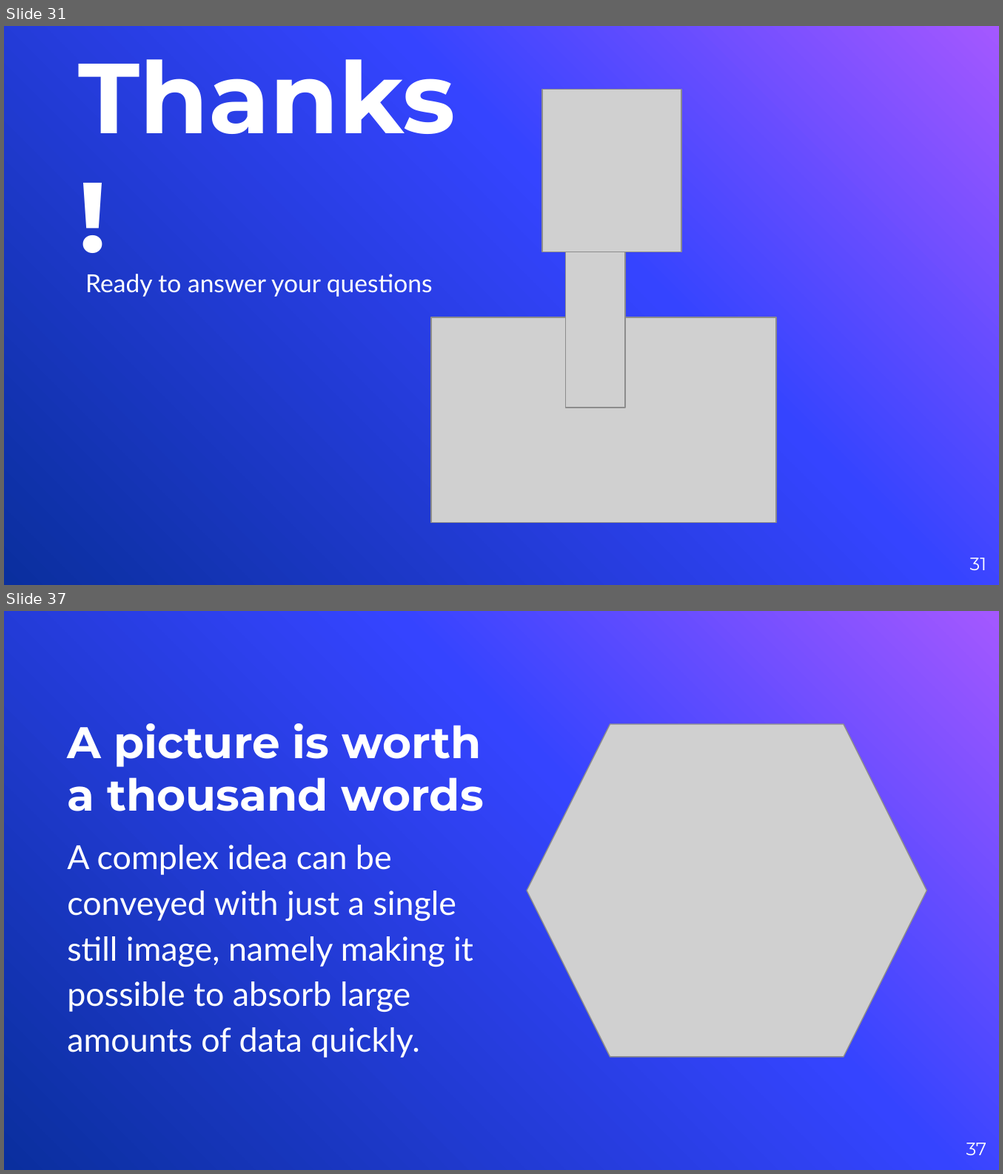
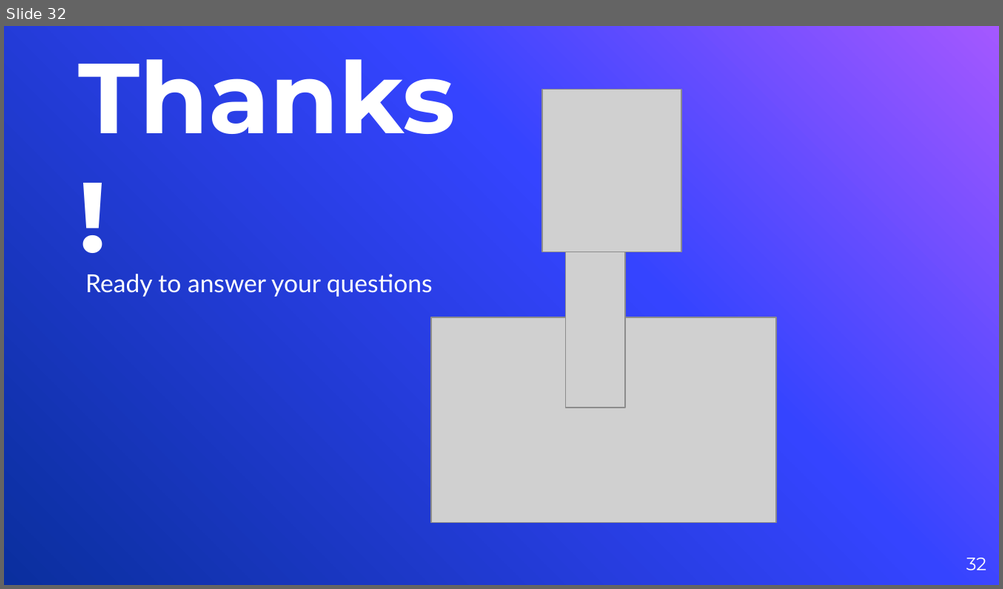
Before and after one commit to vyacheslav-polyakov/thesis, a slide deck: !Defense Slides.pptx. Shown one above the other, each under a label of ours: slides 31 and 37 before the commit, slide 32 after it; the slides between them are not shown. The pictures are 1003x1174 and 1003x589 pixels, drawn with LibreOffice and Linux fonts; fonts in the diff are those of the drawing; grey boxes stand for pictures; background and template pictures are left out. Boxes give left, top, right and bottom in pixels: in the first picture for what was removed or moved away, otherwise in the second. Text is boxed around its words. In the diff, an @@ line names an element or a change of style, - is before the commit and + after.

```diff
--- a/!Defense Slides.pptx
+++ b/!Defense Slides.pptx
@@ slide 37 removed at (4,611,999,1170), background picture (left out) @@
@@ title removed at (67,723,484,812) @@
-A picture is worth a thousand words
@@ picture removed at (526,724,926,1057) @@
@@ text removed at (67,845,473,1058) @@
-A complex idea can be conveyed with just a single still image, namely making it possible to absorb large amounts of data quickly.
@@ page number removed at (966,1143,987,1156) @@
-37
@@ what was slide 31 is now slide 32 @@
@@ page number at (966,558,986,571): text changed @@
-31
+32
```
Also in this commit, not shown: 4 slides changed, 3 slides added, 32 other slides removed, 6 other files.
